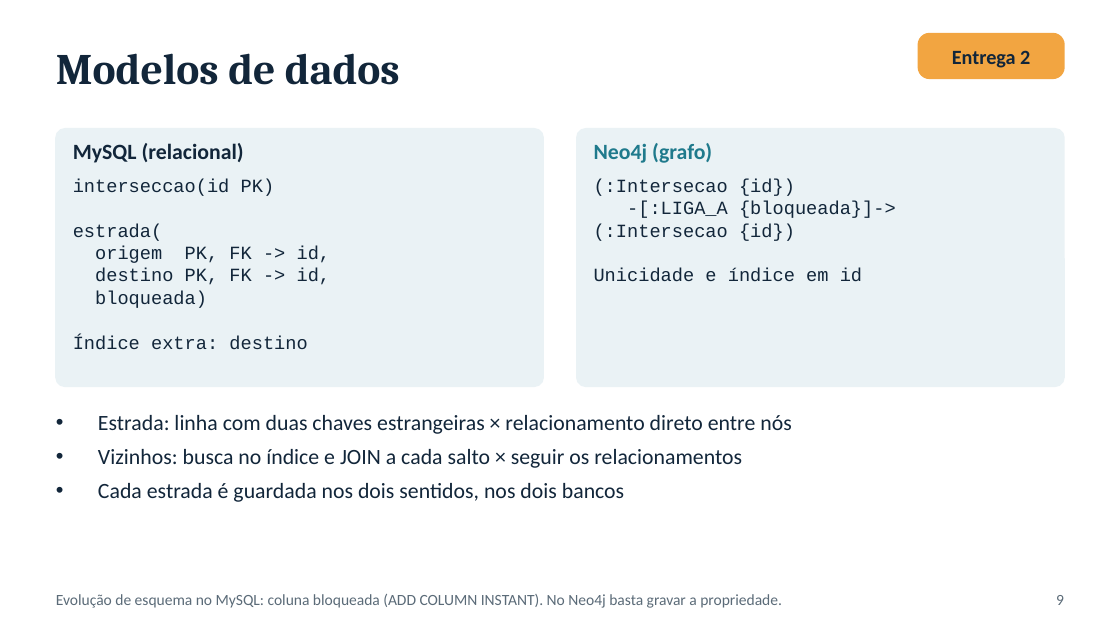
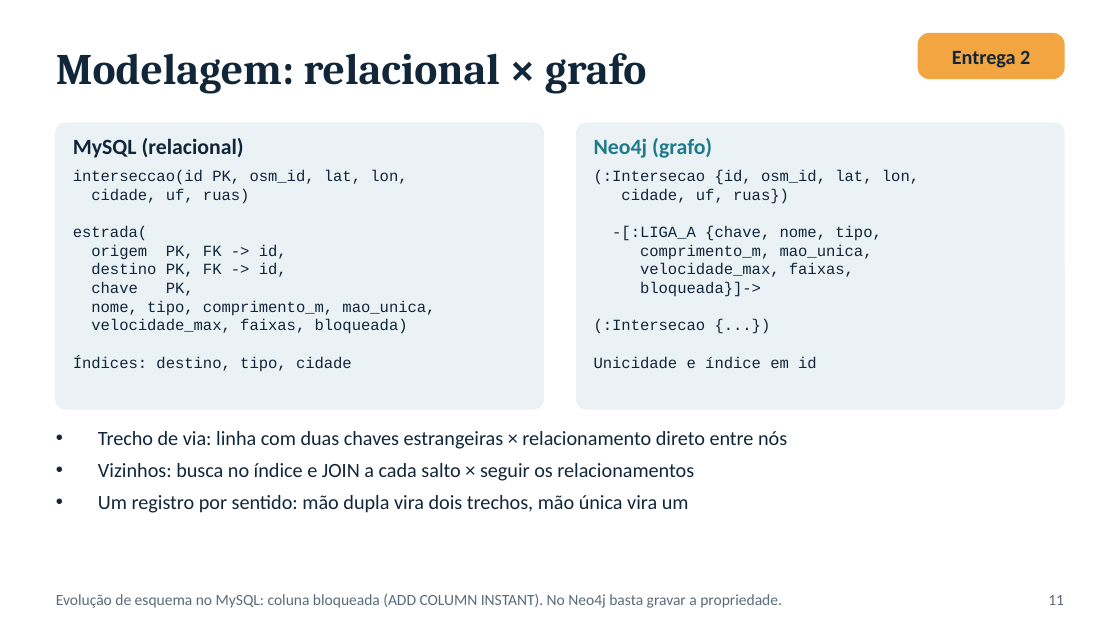
Before and after one commit to Sofyaolvs/projeto3-nosql-grafos, a slide deck: slide 11 of Entrega1-Projeto3-NoSQL-Grafos.pptx (slide 9 before the commit). Drawn at 1120x630 pixels with LibreOffice and Linux fonts; fonts in the diff are those of the drawing. Boxes give left, top, right and bottom in pixels: in the first picture for what was removed or moved away, otherwise in the second. Text is boxed around its words. In the diff, an @@ line names an element or a change of style, - is before the commit and + after.

```diff
--- a/Entrega1-Projeto3-NoSQL-Grafos.pptx
+++ b/Entrega1-Projeto3-NoSQL-Grafos.pptx
@@ text at bbox=[56, 53, 647, 94]: text changed @@
-Modelos de dados
+Modelagem: relacional × grafo
@@ rounded rectangle: place and size @@
-rounded rectangle at bbox=[56, 129, 543, 386]
+rounded rectangle at bbox=[56, 123, 543, 409]
@@ rounded rectangle at bbox=[56, 123, 543, 409]: proportions changed @@
@@ text "MySQL (relacional)": place and size @@
-text "MySQL (relacional)" at bbox=[73, 143, 244, 163]
+text "MySQL (relacional)" at bbox=[73, 138, 244, 158]
@@ rounded rectangle at bbox=[577, 123, 1064, 409]: proportions changed @@
@@ rounded rectangle: place and size @@
-rounded rectangle at bbox=[577, 129, 1064, 386]
+rounded rectangle at bbox=[577, 123, 1064, 409]
@@ text "Neo4j (grafo)": place and size @@
-text "Neo4j (grafo)" at bbox=[594, 143, 712, 163]
+text "Neo4j (grafo)" at bbox=[594, 138, 712, 158]
@@ text at bbox=[73, 169, 407, 204]: text changed; size 12 to 10 pt @@
-interseccao(id PK)
+interseccao(id PK, osm_id, lat, lon,
+cidade, uf, ruas)
@@ text "interseccao(id PK, osm_id, lat, lon,": place and size @@
-text "interseccao(id PK, osm_id, lat, lon," at bbox=[73, 179, 331, 350]
+text "interseccao(id PK, osm_id, lat, lon," at bbox=[73, 169, 435, 372]
@@ text at bbox=[594, 169, 919, 297]: text changed; size 12 to 10 pt @@
-(:Intersecao {id})
--[:LIGA_A {bloqueada}]->
-(:Intersecao {id})
+(:Intersecao {id, osm_id, lat, lon,
+cidade, uf, ruas})
+-[:LIGA_A {chave, nome, tipo,
+comprimento_m, mao_unica,
+velocidade_max, faixas,
+bloqueada}]->
+(:Intersecao {...})
@@ text "(:Intersecao {id, osm_id, lat, lon,": place and size @@
-text "(:Intersecao {id, osm_id, lat, lon," at bbox=[594, 179, 896, 282]
+text "(:Intersecao {id, osm_id, lat, lon," at bbox=[594, 169, 919, 297]
@@ text "(:Intersecao {id, osm_id, lat, lon," at bbox=[594, 169, 919, 297]: size 12 to 10 pt in "Unicidade e índice em id" @@
@@ text at bbox=[73, 225, 287, 277]: size 12 to 10 pt in "estrada(", "origem PK, FK -> id,", "destino PK, FK -> id," @@
@@ text at bbox=[73, 282, 435, 372]: text changed; size 12 to 10 pt @@
-bloqueada)
-Índice extra: destino
+chave PK,
+nome, tipo, comprimento_m, mao_unica,
+velocidade_max, faixas, bloqueada)
+Índices: destino, tipo, cidade
@@ text "Trecho de via: linha com ...": place and size @@
-text "Trecho de via: linha com ..." at bbox=[98, 415, 791, 502]
+text "Trecho de via: linha com ..." at bbox=[98, 431, 787, 513]
@@ text at bbox=[98, 431, 787, 449]: text changed; size 14 to 13 pt @@
-• Estrada: linha com duas chaves estrangeiras × relacionamento direto entre nós
+• Trecho de via: linha com duas chaves estrangeiras × relacionamento direto entre nós
@@ text at bbox=[98, 463, 694, 481]: size 14 to 13 pt in "Vizinhos: busca no índice e JOIN a ..." @@
@@ text at bbox=[98, 495, 689, 513]: text changed; size 14 to 13 pt @@
-• Cada estrada é guardada nos dois sentidos, nos dois bancos
+• Um registro por sentido: mão dupla vira dois trechos, mão única vira um
@@ text at bbox=[1048, 595, 1064, 605]: text changed @@
-9
+11
```
Also in this commit, not shown: 7 other slides changed, 2 slides added, 28 other files.
